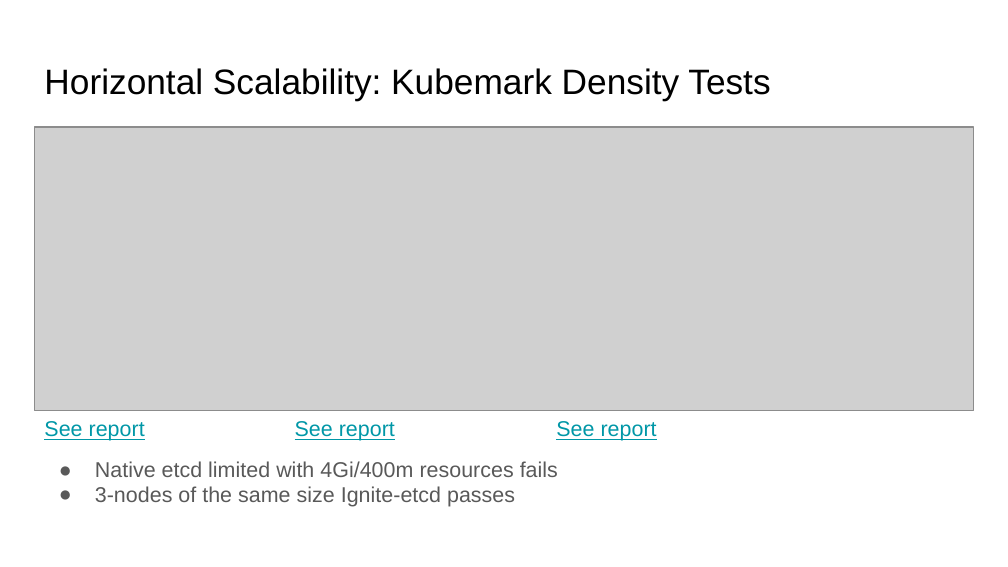
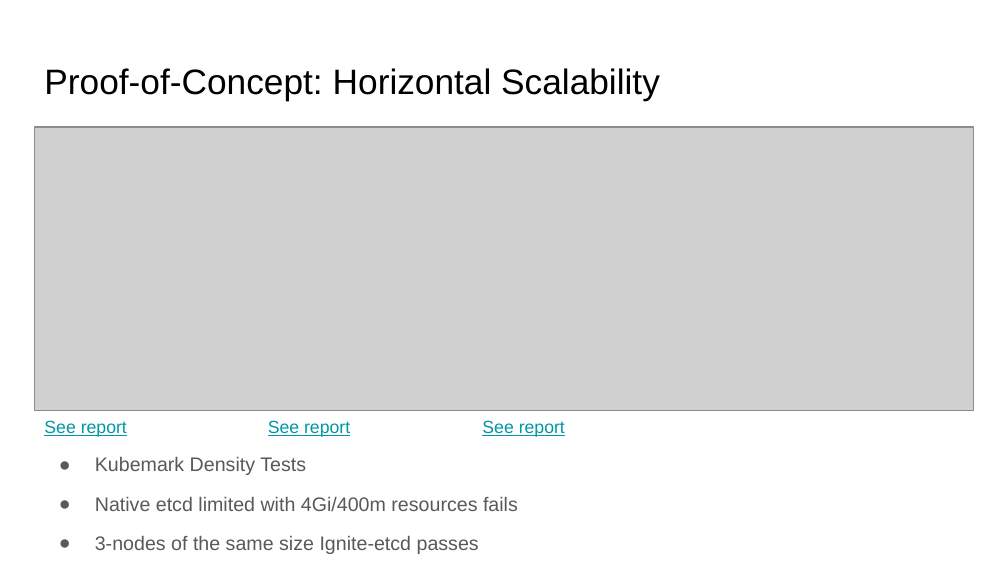
Before and after one commit to gridgain-solutions/ignite-in-k8s, a slide deck: slide 8 of docs/Apache Ignite as Kubernetes Store.pptx (slide 9 before the commit). Drawn at 1008x567 pixels with LibreOffice and Linux fonts; fonts in the diff are those of the drawing; grey boxes stand for pictures. Boxes give left, top, right and bottom in pixels: in the first picture for what was removed or moved away, otherwise in the second. Text is boxed around its words. In the diff, an @@ line names an element or a change of style, - is before the commit and + after.

```diff
--- a/docs/Apache Ignite as Kubernetes Store.pptx
+++ b/docs/Apache Ignite as Kubernetes Store.pptx
@@ title at box(44, 68, 660, 100): text changed @@
-Horizontal Scalability: Kubemark Density Tests
+Proof-of-Concept: Horizontal Scalability
@@ text at box(44, 420, 565, 554): size 15.3 to 12.6 pt in "See report See report See report"; size 15.3 to 14 pt in "Native etcd limited with 4Gi/400m resources fails", "3-nodes of the same size Ignite-etcd passes"; more space between paragraphs @@
@@ text at box(95, 457, 306, 475): paragraph added @@
+● Kubemark Density Tests
```
Also in this commit, not shown: 2 other slides changed, 2 slides added, 1 slide removed, 1 other file.
